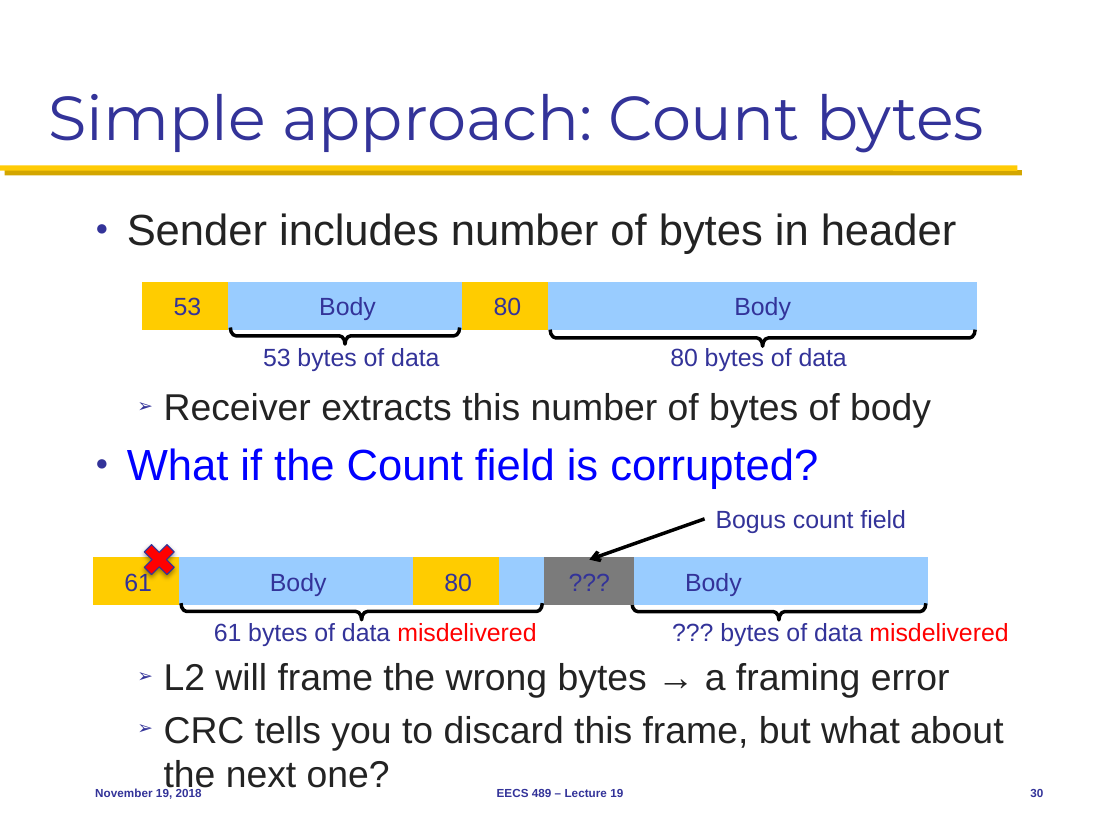
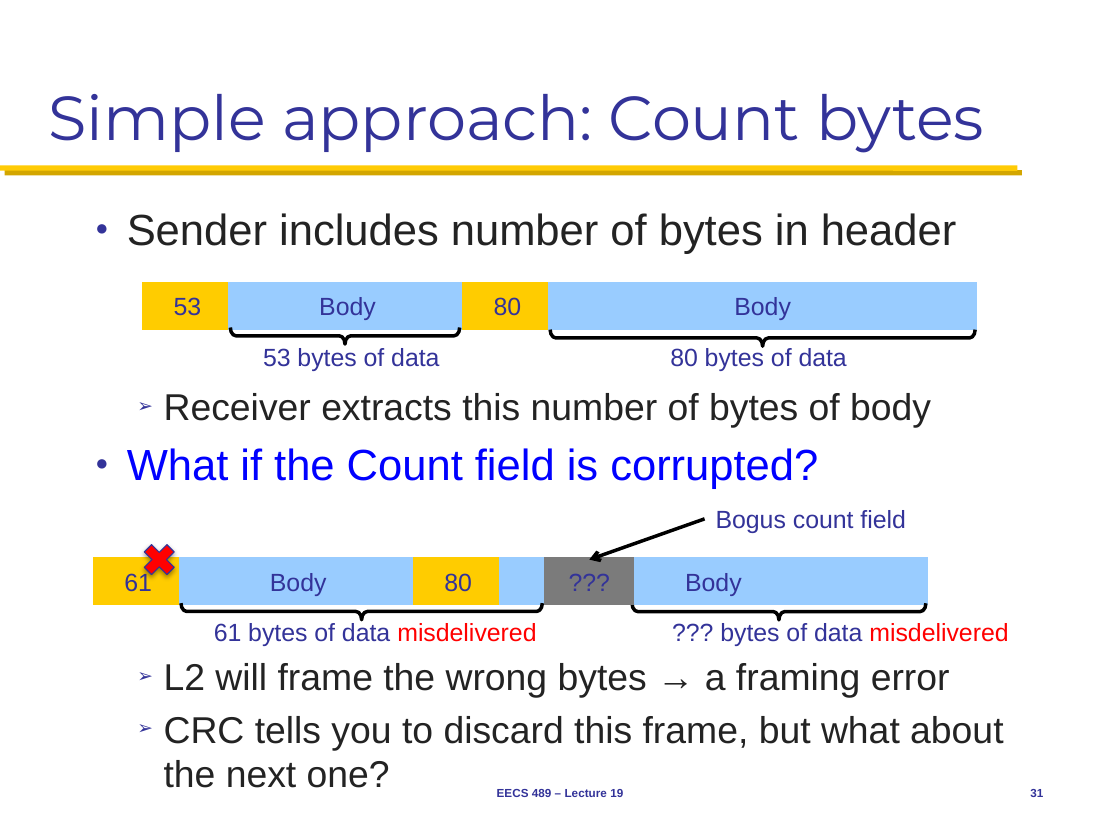
Before and after one commit to mosharaf/eecs489, a slide deck: slide 31 of Slides/111918.pptx (slide 30 before the commit). Drawn at 1120x840 pixels with LibreOffice and Linux fonts; fonts in the diff are those of the drawing. Boxes give left, top, right and bottom in pixels: in the first picture for what was removed or moved away, otherwise in the second. Text is boxed around its words. In the diff, an @@ line names an element or a change of style, - is before the commit and + after.

```diff
--- a/Slides/111918.pptx
+++ b/Slides/111918.pptx
@@ text removed at <box>95,788,202,799</box> @@
-November 19, 2018
@@ page number at <box>1030,789,1043,797</box>: text changed @@
-30
+31
```
Also in this commit, not shown: 3 other slides changed, 1 slide added.
